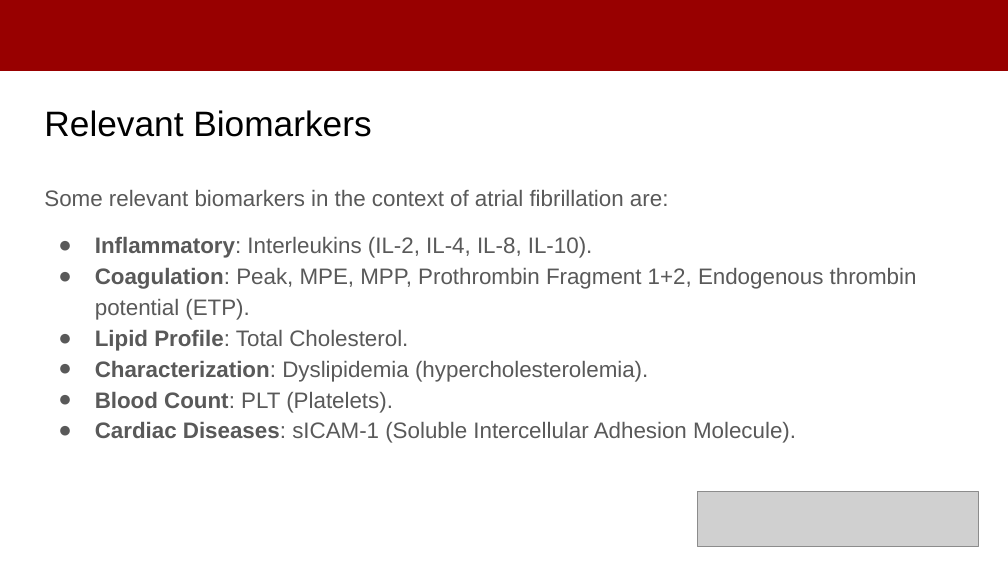
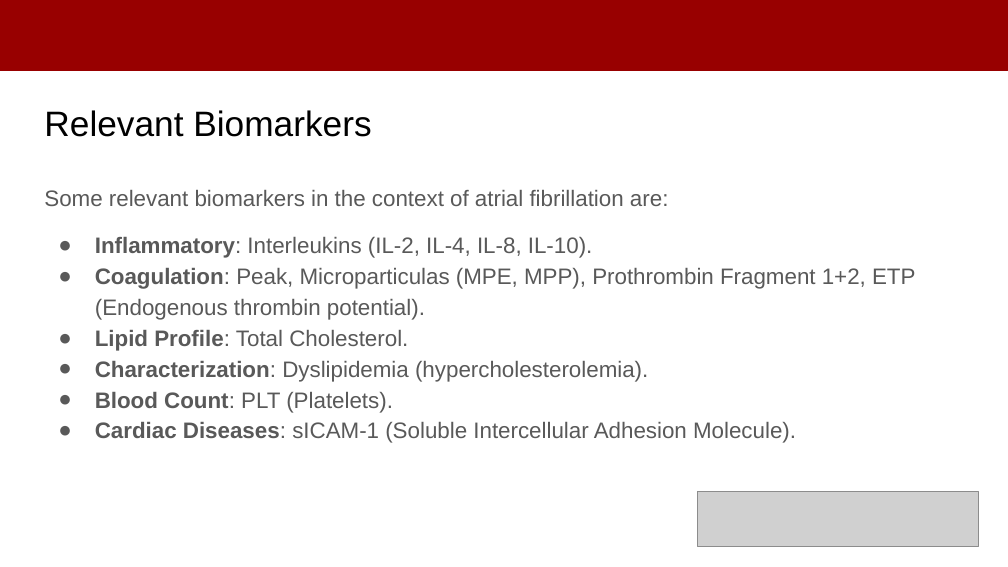
Before and after one commit to LuanBrt/BracisPresentation, a slide deck: slide 5 of ApresentacaoBRACIS.pptx. Drawn at 1008x567 pixels with LibreOffice and Linux fonts; fonts in the diff are those of the drawing; grey boxes stand for pictures. Boxes give left, top, right and bottom in pixels: in the first picture for what was removed or moved away, otherwise in the second. Text is boxed around its words. In the diff, an @@ line names an element or a change of style, - is before the commit and + after.

```diff
--- a/ApresentacaoBRACIS.pptx
+++ b/ApresentacaoBRACIS.pptx
@@ text at bbox=[95, 268, 915, 320]: text changed @@
-● Coagulation: Peak, MPE, MPP, Prothrombin Fragment 1+2, Endogenous thrombin potential (ETP).
+● Coagulation: Peak, Microparticulas (MPE, MPP), Prothrombin Fragment 1+2, ETP (Endogenous thrombin potential).
```
Also in this commit, not shown: 1 other file.
